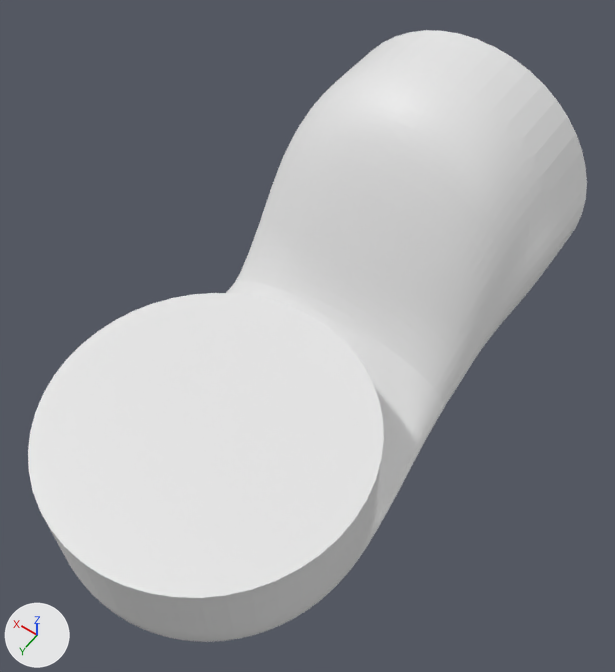
Renders of the COLLADA model kinova_description/meshes/shoulder.dae from each side of a commit.
One viewpoint serves both versions: a 50 mm camera at (-0.0811, 0.1918, 0.1723) aimed at (-0.002, 0.0811, -0.0017). The lights are fixed; the arrows at lower left show +X, +Y and +Z.

Script lines for the objects in view, before the commit:
```python
me_shape0 = bpy.data.meshes.new('shape0')
me_shape0.from_pydata(...)  # 4103 vertices, 8202 faces; spans x -0.041..0.041, y 0.0..0.16, z -0.041..0.041
ob_node = bpy.data.objects.new('node', me_shape0)
ob_node.location = (0.0, 0.0, 0.0)
```
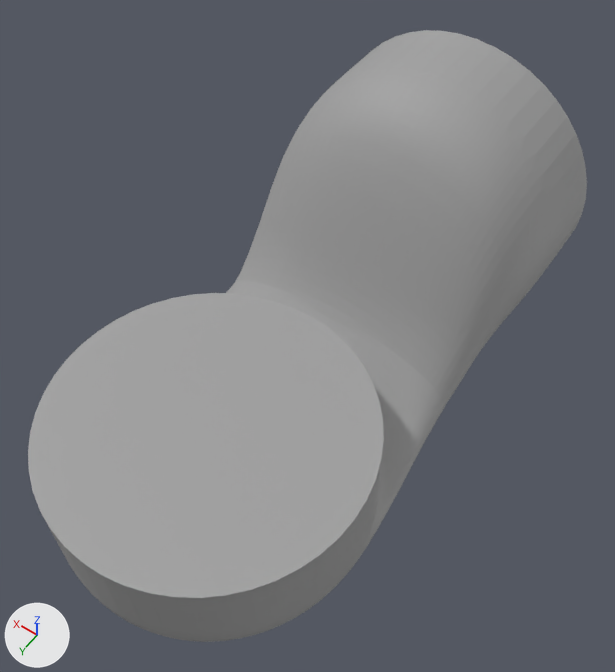
The newer file is also turned or shifted as a whole; pictures and numbers use the older file's frame.

Boxes (x1, y1, x2, y2) around the edits, measured in the pictures (615 x 672 px; the box of a moved part takes in the faces that stretch with it):
part 1 of me_shape0, moved or reshaped: (235, 275, 477, 558) in both
part 2 of me_shape0, moved or reshaped: (290, 570, 316, 612) in both
part 3 of me_shape0, recoloured (white to grey): (28, 30, 587, 642) in both

Diff of the bpy script that builds the scene:
```diff
--- a/kinova_description/meshes/shoulder.dae.py
+++ b/kinova_description/meshes/shoulder.dae.py
@@ mat_shoulder @@
+mat_shoulder = principled_material('shoulder')
+mat_shoulder.base_color = (0.351, 0.351, 0.351)  # grey #a0a0a0
+mat_shoulder.roughness = 0.64
@@ me_shape0 @@
 me_shape0.from_pydata(...)  # 4103 vertices, 8202 faces; spans x -0.041..0.041, y 0.0..0.16, z -0.041..0.041
 # used by ob_node; location = (0.0, 0.0, 0.0)
+# me_shape0 part 1: 158 vertices moved within x -0.041..0.041, y 0.056..0.117, z -0.035..-0.009
+# me_shape0 part 2: 2 vertices moved within x -0.038, y 0.134, z -0.017
+# me_shape0 part 3: 6730 faces spanning x -0.041..0.041, y 0.0..0.16, z -0.041..0.041 switch from no material to mat_shoulder (grey #a0a0a0)
```
